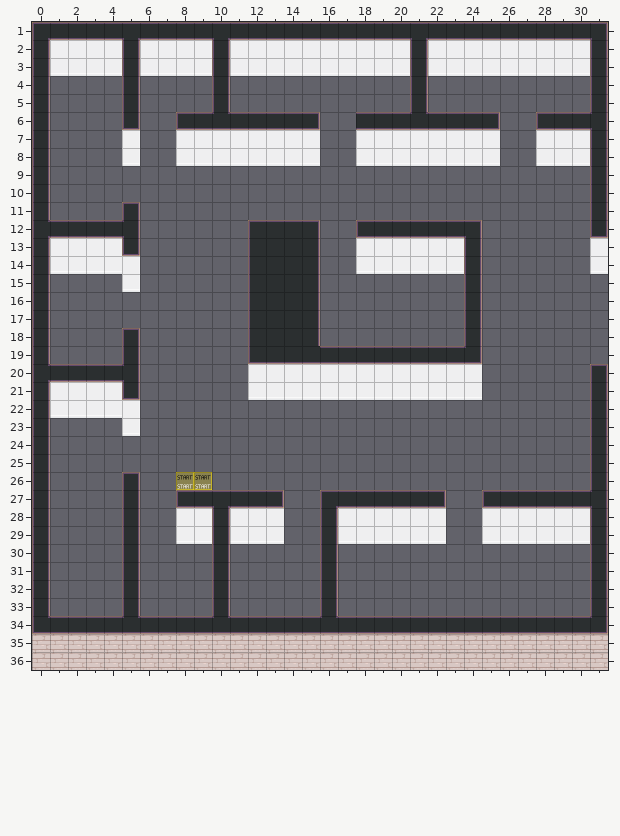
Two versions of a level (Tiled map (JSON), map.tmj). The picture above is the old version.
Cells are 32x32 px. Shown: x 0..31, y 1..36.
Once edited:
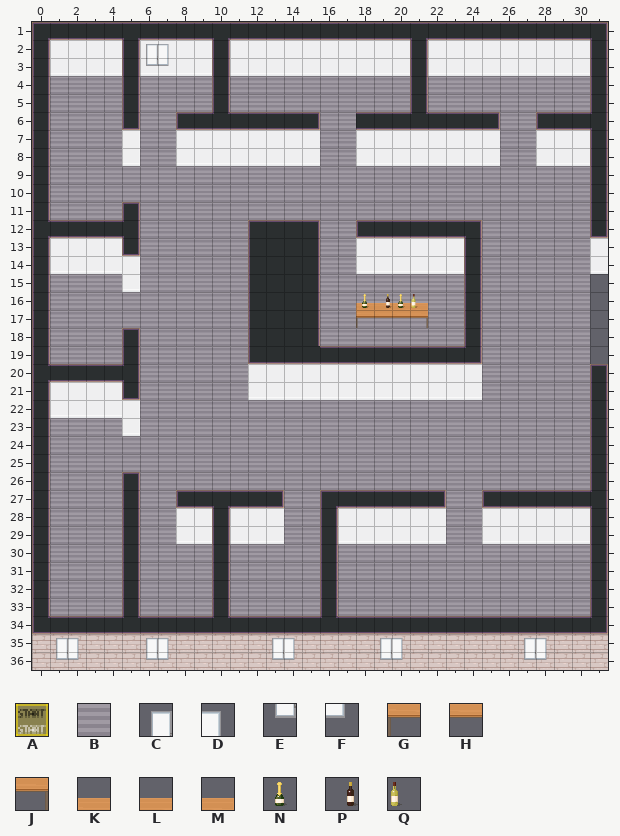
Key: from "Chunk 1": A 0, B 2, C 50, D 51, E 52, F 53, G 54, H 55, J 56, K 57, L 58, M 59, N 60, P 61, Q 62.
_ is an empty cell.
Tiles replaced or removed in this view: A.
See-through tiles are keyed as they look on the map.
From old to new:
Changed rows in their new state; . is an unchanged cell.
Layer "start":
first column x 8:
26 __
Layer "floor/floor1":
first column x 1:
 4 BBBB.BBBB.BBBBBBBBBB.BBBBBBBBB
 5 BBBB.BBBB.BBBBBBBBBB.BBBBBBBBB
 6 BBBB.BB........BB........BB...
 7 BBBB.BB........BB........BB...
 8 BBBB.BB........BB........BB...
 9 BBBBBBBBBBBBBBBBBBBBBBBBBBBBBB
10 BBBBBBBBBBBBBBBBBBBBBBBBBBBBBB
11 BBBB.BBBBBBBBBBBBBBBBBBBBBBBBB
12 .....BBBBBB....BB.......BBBBBB
13 .....BBBBBB....BB.......BBBBBB
14 .....BBBBBB....BB.......BBBBBB
15 BBBB.BBBBBB....BBBBBBBB.BBBBBB
16 BBBBBBBBBBB....BBBBBBBB.BBBBBB
17 BBBBBBBBBBB....BBBBBBBB.BBBBBB
18 BBBB.BBBBBB....BBBBBBBB.BBBBBB
19 BBBB.BBBBBB.............BBBBBB
20 .....BBBBBB.............BBBBBB
21 .....BBBBBB.............BBBBBB
22 .....BBBBBBBBBBBBBBBBBBBBBBBBB
23 BBBB.BBBBBBBBBBBBBBBBBBBBBBBBB
24 BBBBBBBBBBBBBBBBBBBBBBBBBBBBBB
25 BBBBBBBBBBBBBBBBBBBBBBBBBBBBBB
26 BBBB.BBBBBBBBBBBBBBBBBBBBBBBBB
27 BBBB.BB......BB.......BB......
28 BBBB.BB......BB.......BB......
29 BBBB.BB......BB.......BB......
30 BBBB.BBBB.BBBBB.BBBBBBBBBBBBBB
31 BBBB.BBBB.BBBBB.BBBBBBBBBBBBBB
32 BBBB.BBBB.BBBBB.BBBBBBBBBBBBBB
33 BBBB.BBBB.BBBBB.BBBBBBBBBBBBBB
Layer "walls/walls2":
first column x 6:
 2 CD
 3 EF
first column x 1:
35 CD...CD.....CD....CD......CD
36 EF...EF.....EF....EF......EF
Layer "furniture/furniture1":
first column x 18:
17 GHHJ
Layer "furniture/furniture3":
first column x 18:
16 KLLM
Layer "above/above1":
first column x 18:
16 NPNQ
